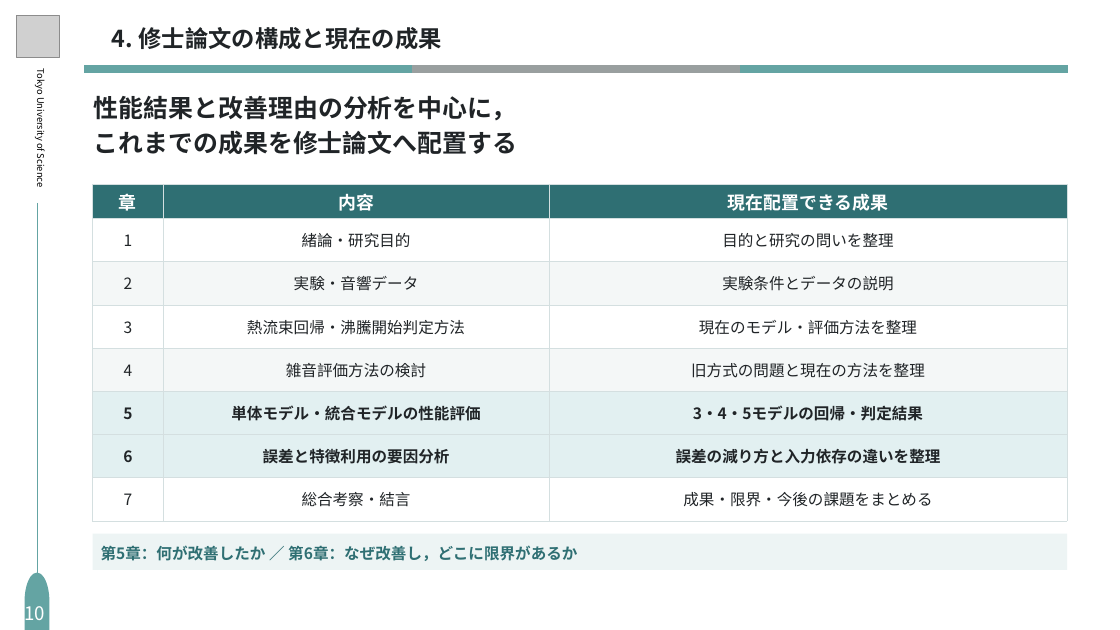
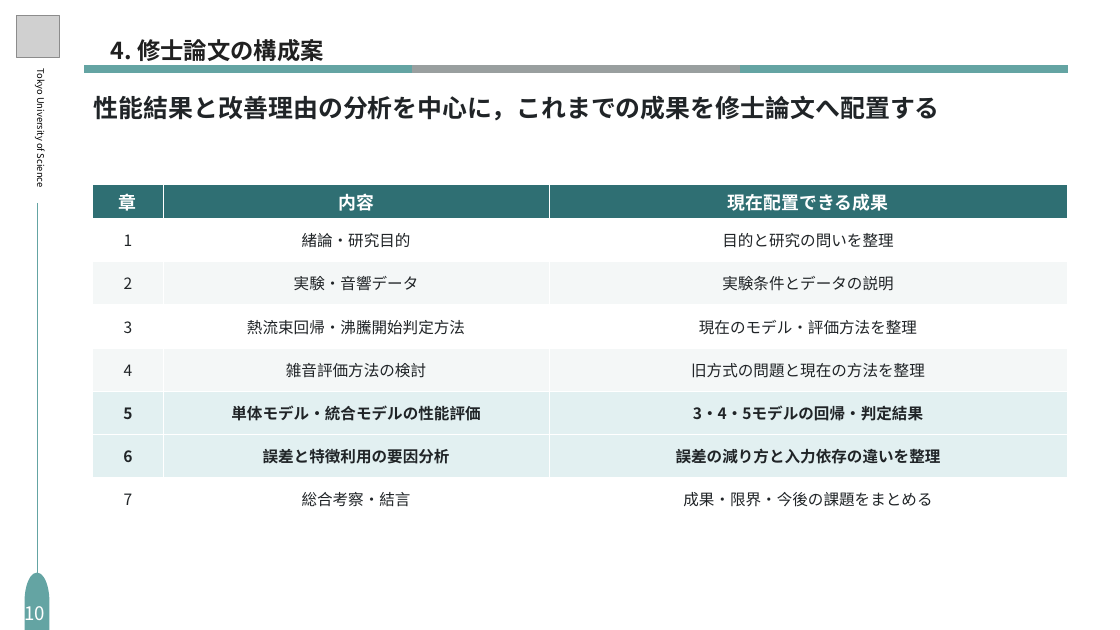
Before and after one commit to S-Riku-tus/university_research, a slide deck: slide 14 of 研究進捗報告/2026/1016（研究進捗報告）/研究進捗_1016_編集用_修正版.pptx (slide 10 before the commit). Drawn at 1120x630 pixels with LibreOffice and Linux fonts; fonts in the diff are those of the drawing; grey boxes stand for pictures. Boxes give left, top, right and bottom in pixels: in the first picture for what was removed or moved away, otherwise in the second. Text is boxed around its words. In the diff, an @@ line names an element or a change of style, - is before the commit and + after.

```diff
--- a/研究進捗報告/2026/1016（研究進捗報告）/研究進捗_1016_編集用_修正版.pptx
+++ b/研究進捗報告/2026/1016（研究進捗報告）/研究進捗_1016_編集用_修正版.pptx
@@ text at (x1=111, y1=39, x2=324, y2=66): text changed; text colour #202427 to #202020 @@
-4. 修士論文の構成と現在の成果
+4. 修士論文の構成案
@@ text at (x1=94, y1=95, x2=940, y2=120): text changed @@
-性能結果と改善理由の分析を中心に，
-これまでの成果を修士論文へ配置する
+性能結果と改善理由の分析を中心に，これまでの成果を修士論文へ配置する
@@ table at (x1=92, y1=184, x2=1067, y2=521) @@
@@ borders changed @@
@@ rectangle removed at (x1=92, y1=534, x2=1067, y2=570) @@
@@ text removed at (x1=101, y1=545, x2=577, y2=561) @@
-第5章：何が改善したか ／ 第6章：なぜ改善し，どこに限界があるか
```
Also in this commit, not shown: 9 other slides changed, 4 slides added.
